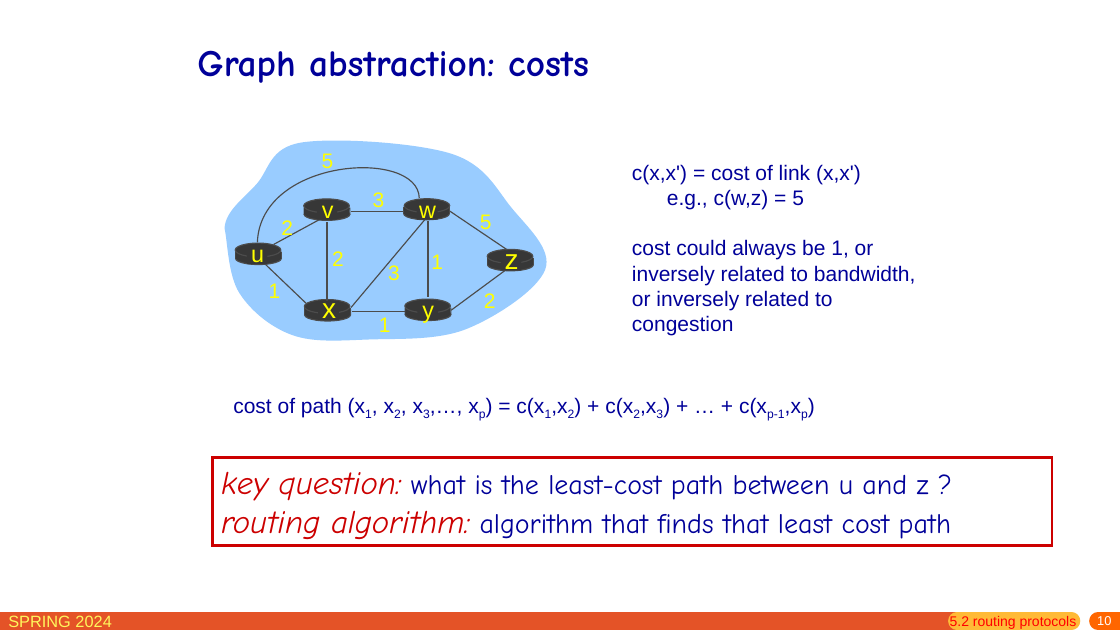
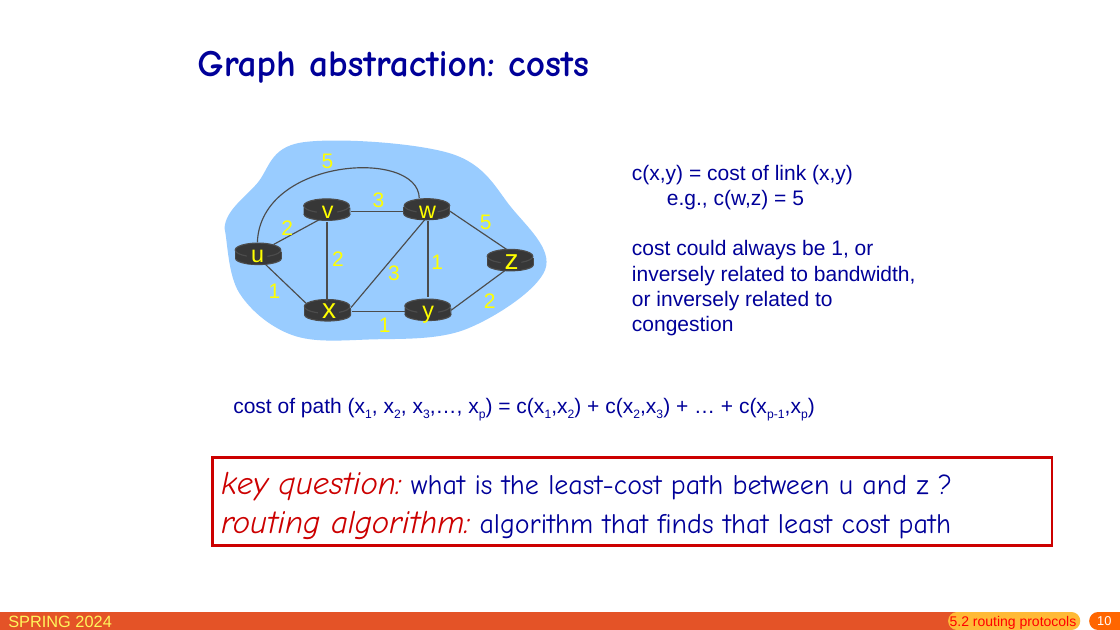
Before and after one commit to network-whu/slides, a slide deck: slide 10 of pptx/chapter5.pptx. Drawn at 1120x630 pixels with LibreOffice and Linux fonts; fonts in the diff are those of the drawing. Boxes give left, top, right and bottom in pixels: in the first picture for what was removed or moved away, otherwise in the second. Text is boxed around its words. In the diff, an @@ line names an element or a change of style, - is before the commit and + after.

```diff
--- a/pptx/chapter5.pptx
+++ b/pptx/chapter5.pptx
@@ text at box(632, 164, 853, 184): text changed @@
-c(x,x') = cost of link (x,x')
+c(x,y) = cost of link (x,y)
```
Also in this commit, not shown: 8 other slides changed, 1 slide removed.
